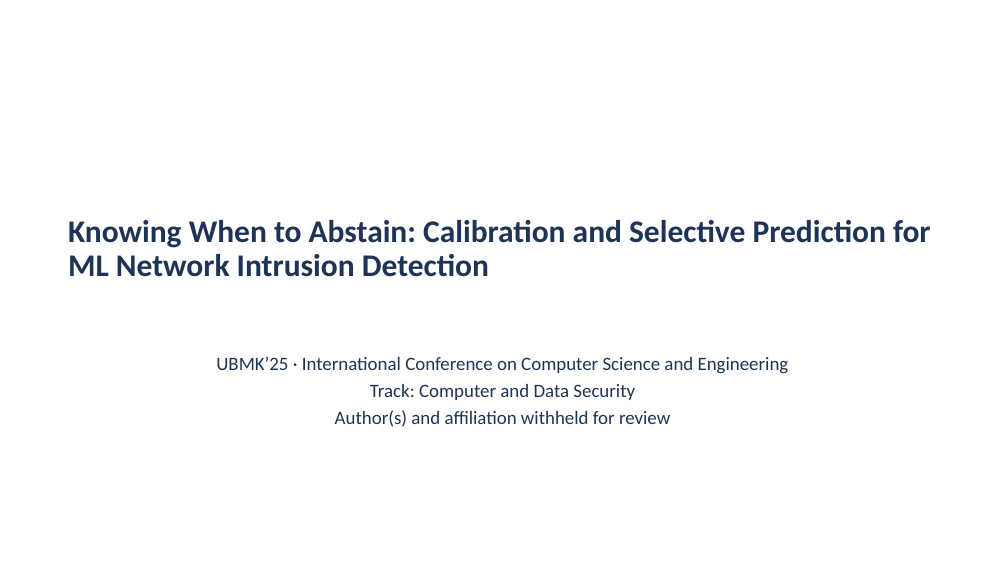
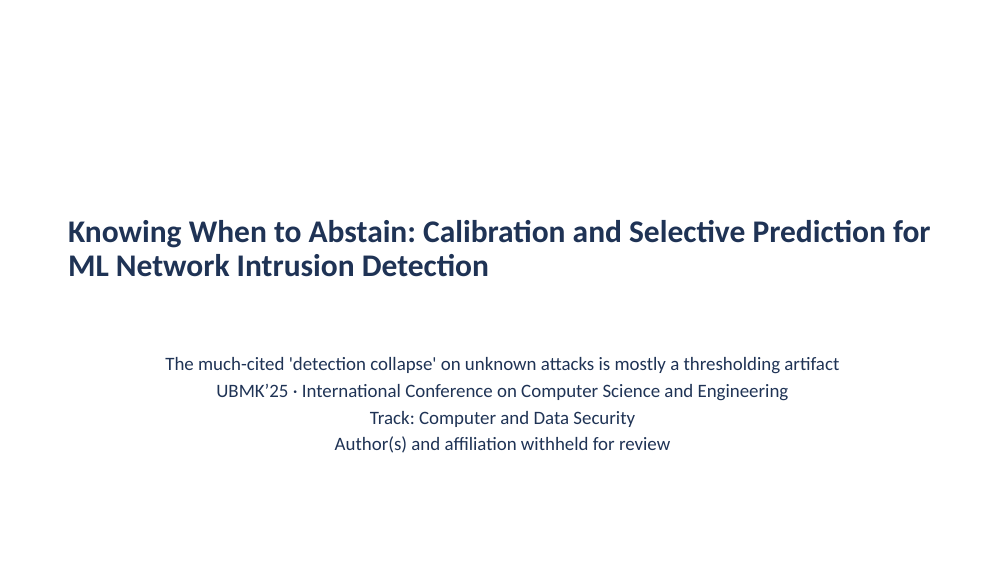
Before and after one commit to aiparallel0/chaoscrypt, a slide deck: slide 1 of papers/paper2-ids-selective/presentation.pptx. Drawn at 1008x567 pixels with LibreOffice and Linux fonts; fonts in the diff are those of the drawing; background and template pictures are left out. Boxes give left, top, right and bottom in pixels: in the first picture for what was removed or moved away, otherwise in the second. Text is boxed around its words. In the diff, an @@ line names an element or a change of style, - is before the commit and + after.

```diff
--- a/papers/paper2-ids-selective/presentation.pptx
+++ b/papers/paper2-ids-selective/presentation.pptx
@@ text at (165, 357, 839, 374): paragraph added @@
+The much-cited 'detection collapse' on unknown attacks is mostly a thresholding artifact
```
Also in this commit, not shown: 2 other files.
